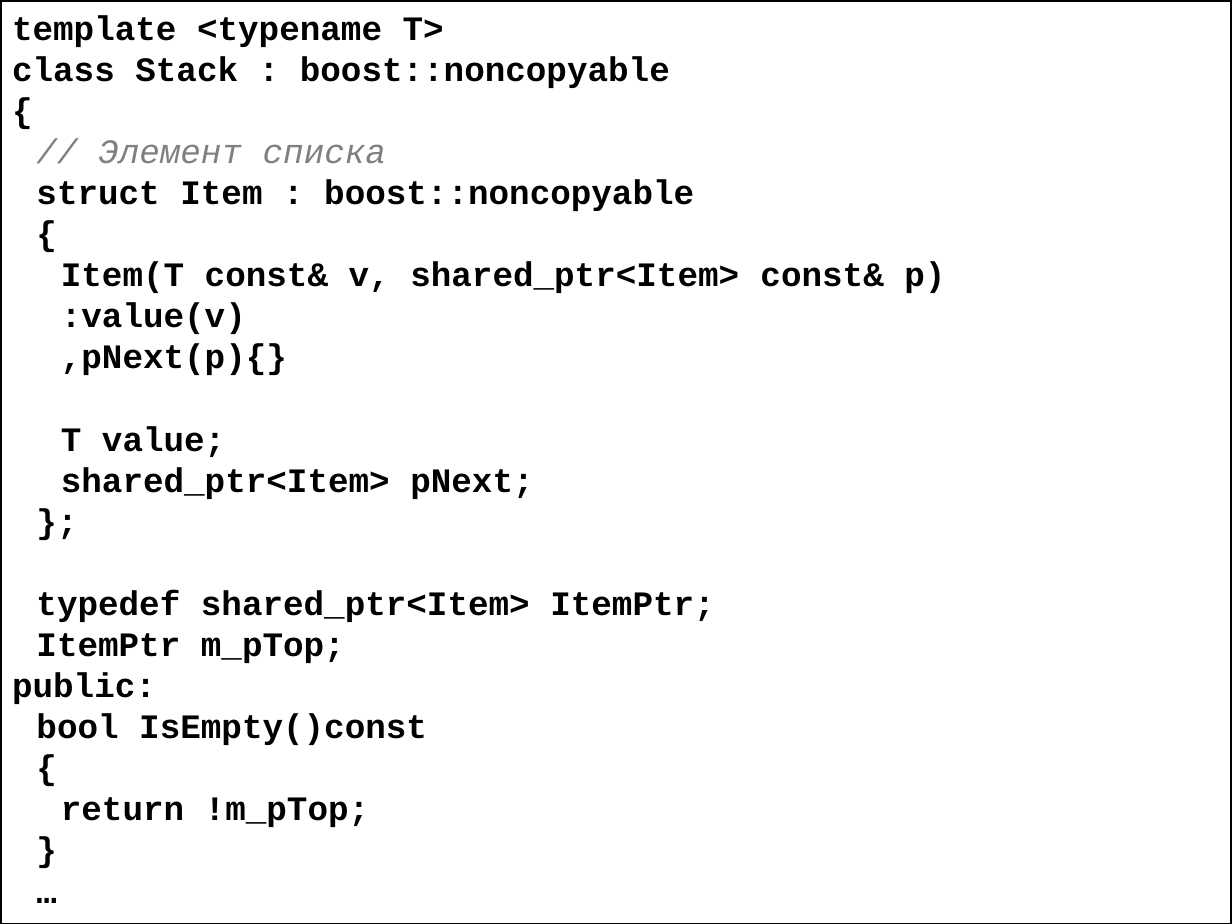
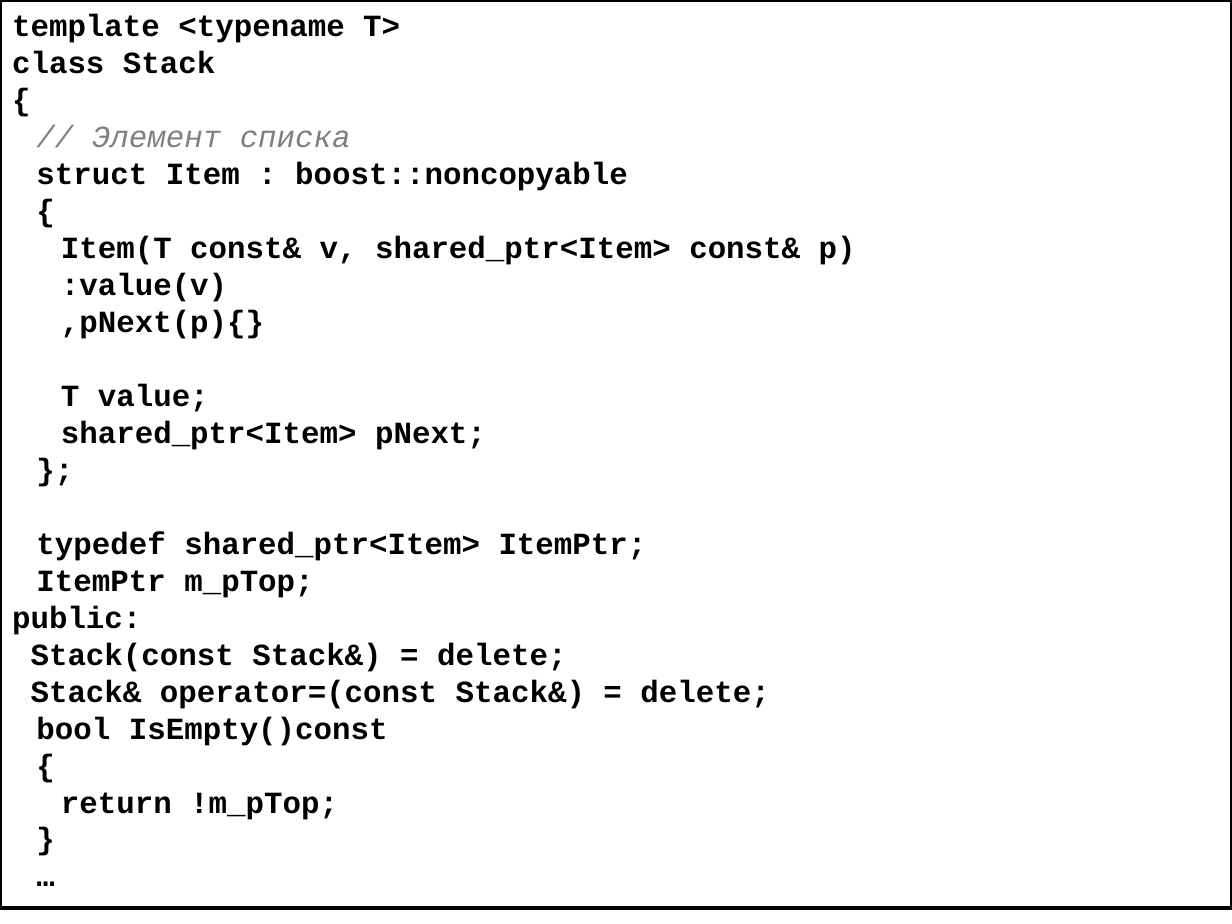
Before and after one commit to alexey-malov/oop, a slide deck: slide 49 of lectures/05/Обработка ошибок и исключительных ситуаций.pptx. Drawn at 1232x924 pixels with LibreOffice and Linux fonts; fonts in the diff are those of the drawing; background and template pictures are left out. Boxes give left, top, right and bottom in pixels: in the first picture for what was removed or moved away, otherwise in the second. Text is boxed around its words. In the diff, an @@ line names an element or a change of style, - is before the commit and + after.

```diff
--- a/lectures/05/Обработка ошибок и исключительных ситуаций.pptx
+++ b/lectures/05/Обработка ошибок и исключительных ситуаций.pptx
@@ rectangle "template <typename T>": place and size @@
-rectangle "template <typename T>" at <box>0,0,1232,924</box>
+rectangle "template <typename T>" at <box>0,0,1232,908</box>
@@ text in rectangle at <box>12,14,856,820</box>: size 20 to 18 pt in "template <typename T>", "{", "// Элемент списка", "struct Item : boost::noncopyable" and 15 more places @@
@@ text in rectangle at <box>12,51,215,74</box>: text changed; size 20 to 18 pt @@
-class Stack : boost::noncopyable
+class Stack
@@ text in rectangle at <box>31,643,769,709</box>: paragraphs added @@
+Stack(const Stack&) = delete;
+Stack& operator=(const Stack&) = delete;
```
Also in this commit, not shown: 2 other slides changed.
